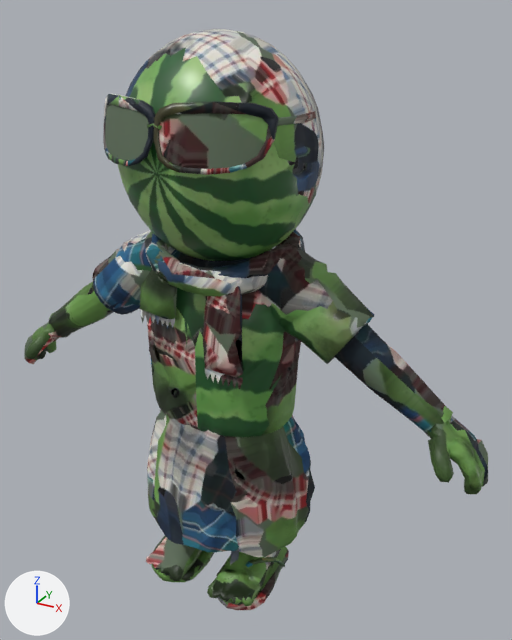
The glTF model public/assets/characters/npc_rickshaw_watermelon.glb, before and after one commit.
Both versions are drawn from a camera (50 mm lens) standing at (0.841, -1.363, 1.439) and looking at (0.069, 0.04, 0.737). Arrows for +X, +Y and +Z are at lower left; the lights stay in place. The picture after the commit comes second. Vertices at exactly the same position are counted once.

The first picture shows 'body'.
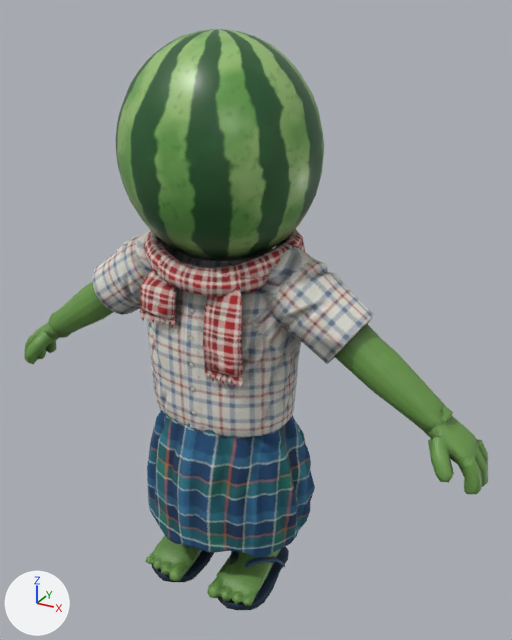
Location of each change, [x1, y1, x2, y2] in pixels of the pictures (512 x 640 px):
part 1 of me_body, deleted: before [103, 94, 316, 175]
part 2 of me_body, surface changed: [24, 29, 488, 610] in both

Diff of the bpy script that builds the scene:
```diff
--- a/public/assets/characters/npc_rickshaw_watermelon.glb.py
+++ b/public/assets/characters/npc_rickshaw_watermelon.glb.py
@@ me_body @@
 # used by ob_body; location = (0.0, 0.0, 0.0)
-me_body.from_pydata(...)  # 4140 vertices, 7994 faces; spans x -0.666..0.668, y -0.253..0.222, z 0.0..1.4
+me_body.from_pydata(...)  # 3893 vertices, 7567 faces; spans x -0.666..0.668, y -0.22..0.222, z 0.0..1.4
+# me_body part 1: 7 loose pieces with 247 vertices, spanning x -0.222..0.223, y -0.253..0.024, z 1.15..1.28, are deleted
+# me_body part 2: 7356 kept faces spanning x -0.666..0.668, y -0.22..0.222, z 0.0..1.4 get new texture (UV) coordinates
 me_body.materials.append(mat_npc_rickshaw_watermelon_baked)
```
